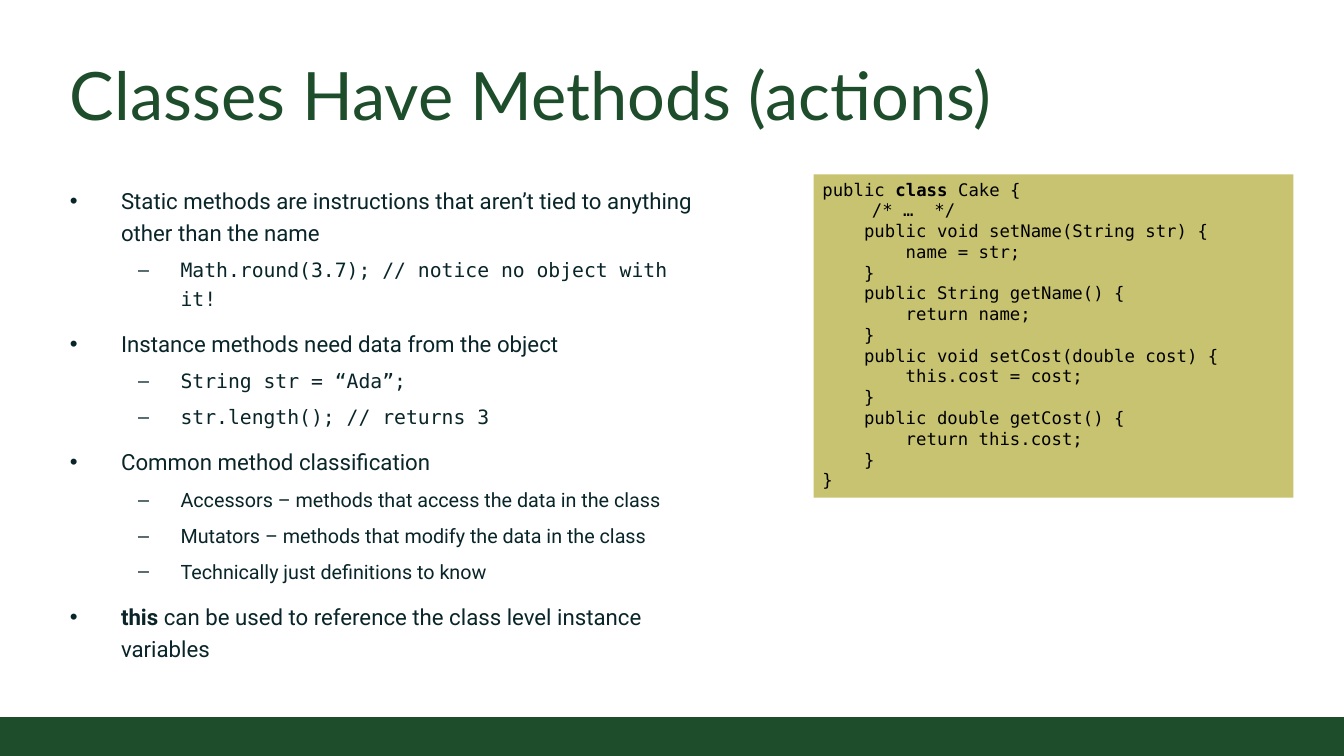
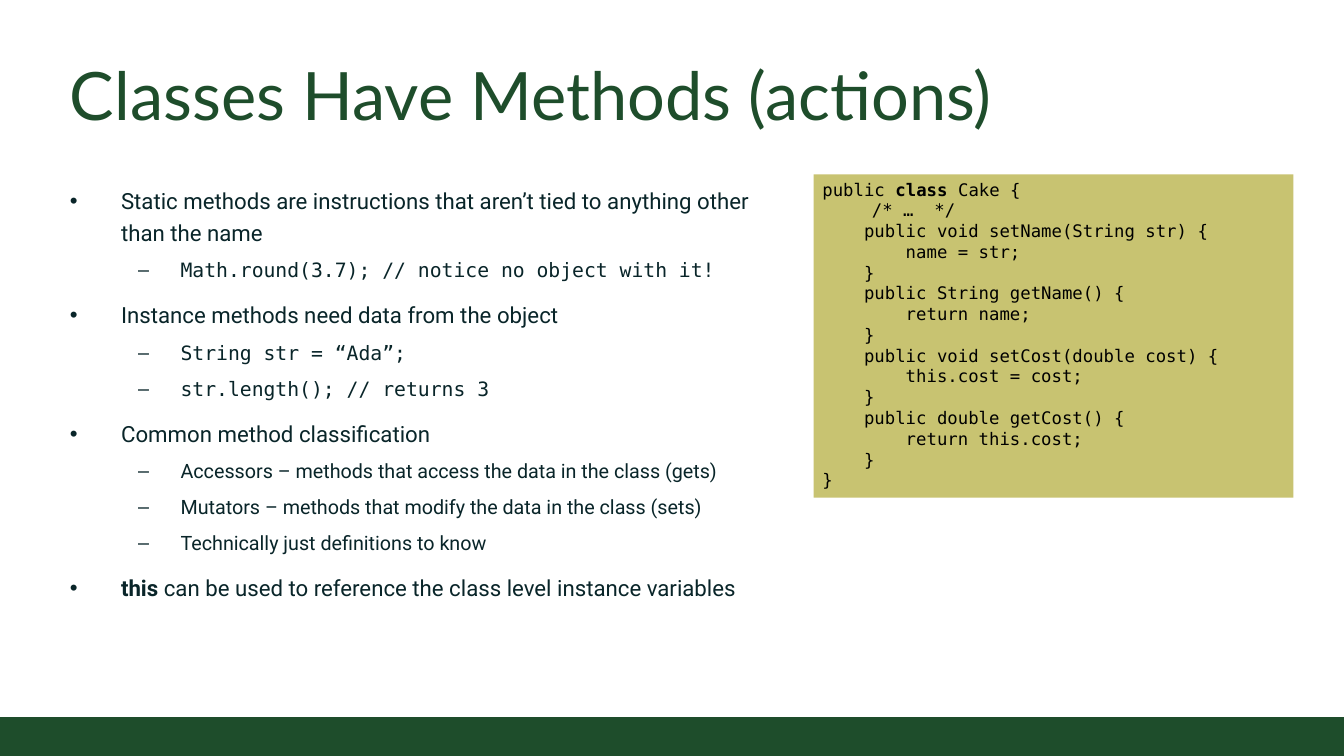
Before and after one commit to CSU-CompSci-CS163-4/Handouts, a slide deck: slide 10 of slides/On-Campus/05_02_Classes.pptx (slide 5 before the commit). Drawn at 1344x756 pixels with LibreOffice and Linux fonts; fonts in the diff are those of the drawing; background and template pictures are left out. Boxes give left, top, right and bottom in pixels: in the first picture for what was removed or moved away, otherwise in the second. Text is boxed around its words. In the diff, an @@ line names an element or a change of style, - is before the commit and + after.

```diff
--- a/slides/On-Campus/05_02_Classes.pptx
+++ b/slides/On-Campus/05_02_Classes.pptx
@@ text at (x1=181, y1=462, x2=717, y2=519): text changed @@
-  – Accessors – methods that access the data in the class
-  – Mutators – methods that modify the data in the class
+  – Accessors – methods that access the data in the class (gets)
+  – Mutators – methods that modify the data in the class (sets)
```
Also in this commit, not shown: 1 other slide changed, 8 slides added.
